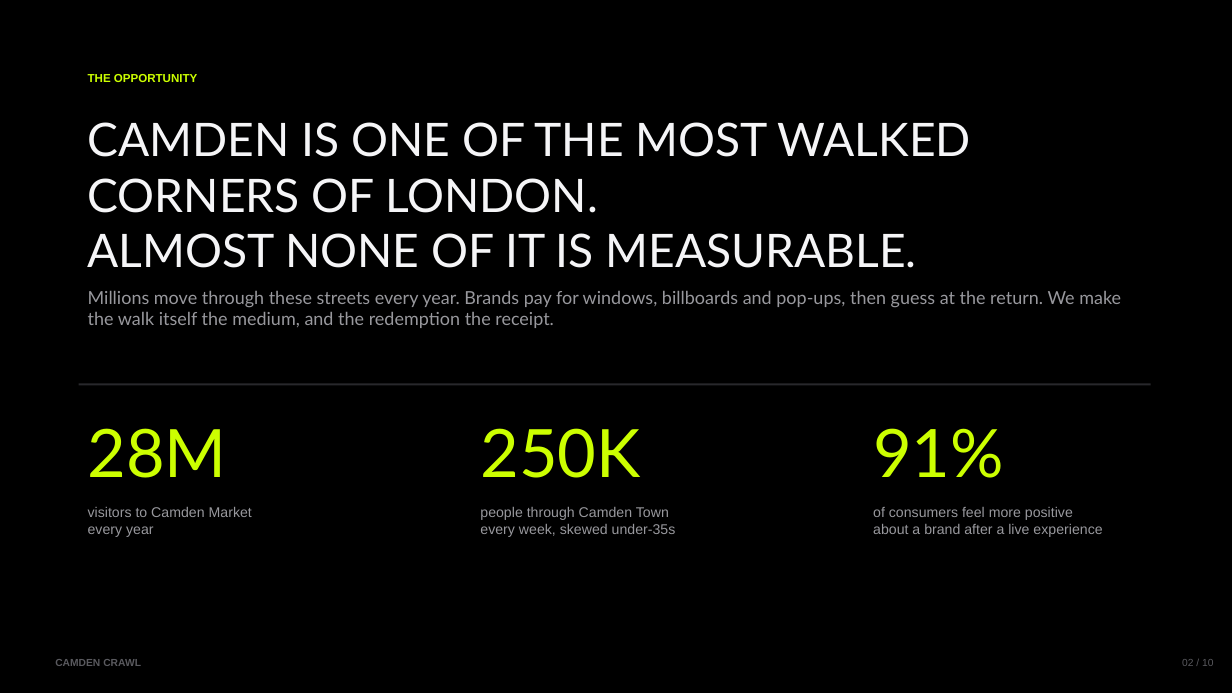
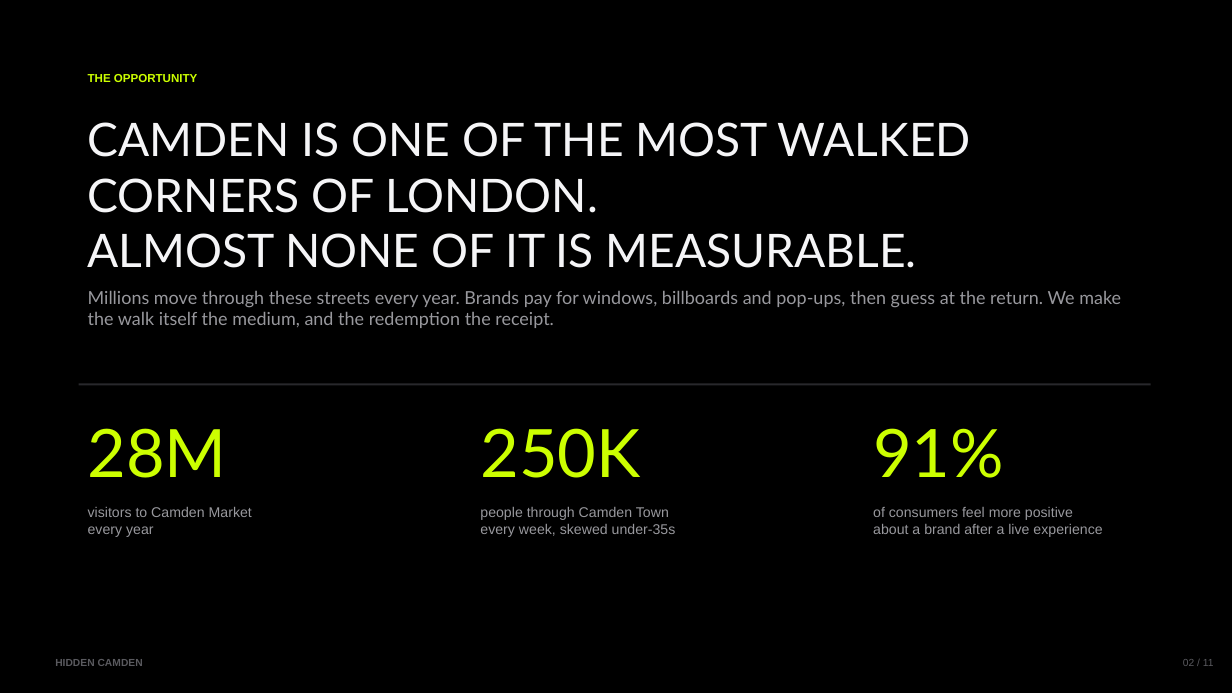
Before and after one commit to luapk/Hidden-Camden, a slide deck: slide 2 of pitch/camden-crawl-deck.pptx. Drawn at 1232x693 pixels with LibreOffice and Linux fonts; fonts in the diff are those of the drawing. Boxes give left, top, right and bottom in pixels: in the first picture for what was removed or moved away, otherwise in the second. Text is boxed around its words. In the diff, an @@ line names an element or a change of style, - is before the commit and + after.

```diff
--- a/pitch/camden-crawl-deck.pptx
+++ b/pitch/camden-crawl-deck.pptx
@@ text at [55, 659, 143, 666]: text changed @@
-CAMDEN CRAWL
+HIDDEN CAMDEN
@@ text at [1183, 659, 1214, 666]: text changed @@
-02 / 10
+02 / 11
```
Also in this commit, not shown: 9 other slides changed, 1 slide added, 1 other file.
